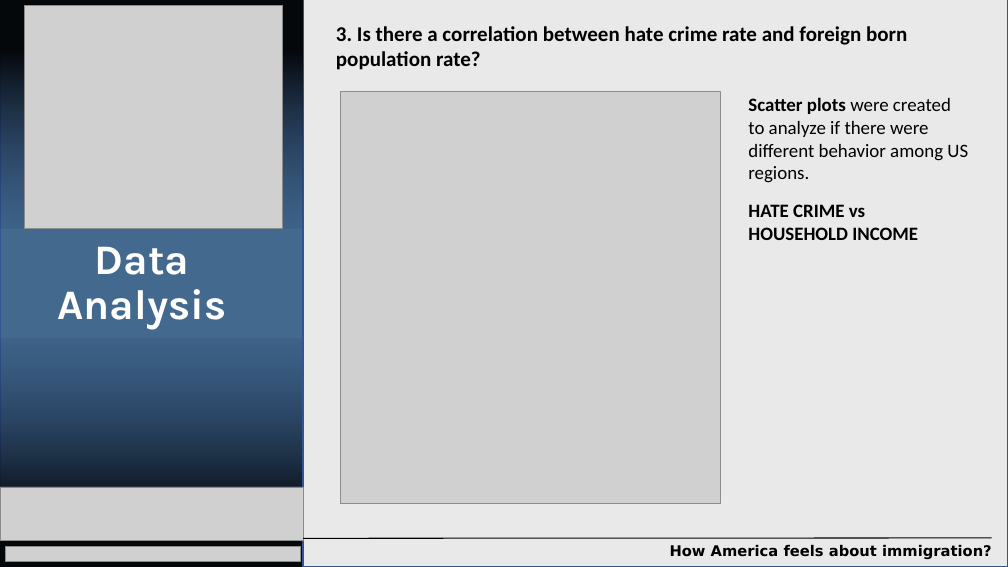
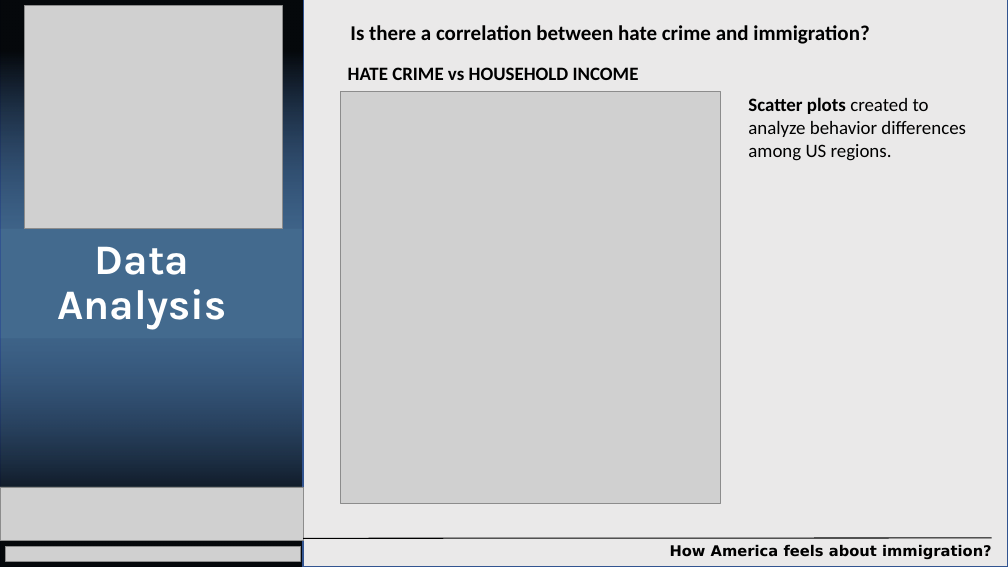
Before and after one commit to jmendiola84/Team_5, a slide deck: slide 18 of Project1-DataAnalytics.pptx (slide 10 before the commit). Drawn at 1008x567 pixels with LibreOffice and Linux fonts; fonts in the diff are those of the drawing; grey boxes stand for pictures; background and template pictures are left out. Boxes give left, top, right and bottom in pixels: in the first picture for what was removed or moved away, otherwise in the second. Text is boxed around its words. In the diff, an @@ line names an element or a change of style, - is before the commit and + after.

```diff
--- a/Project1-DataAnalytics.pptx
+++ b/Project1-DataAnalytics.pptx
@@ text at (x1=350, y1=25, x2=869, y2=44): text changed @@
-3. Is there a correlation between hate crime rate and foreign born population rate?
+Is there a correlation between hate crime and immigration?
@@ text "HATE CRIME vs HOUSEHOLD INCOME" rewrapped from (x1=748, y1=204, x2=918, y2=240) to (x1=348, y1=67, x2=639, y2=80) @@
@@ text at (x1=748, y1=97, x2=966, y2=161): text changed @@
-Scatter plots were created to analyze if there were different behavior among US regions.
+Scatter plots created to analyze behavior differences among US regions.
```
Also in this commit, not shown: 12 other slides changed, 7 slides added.
